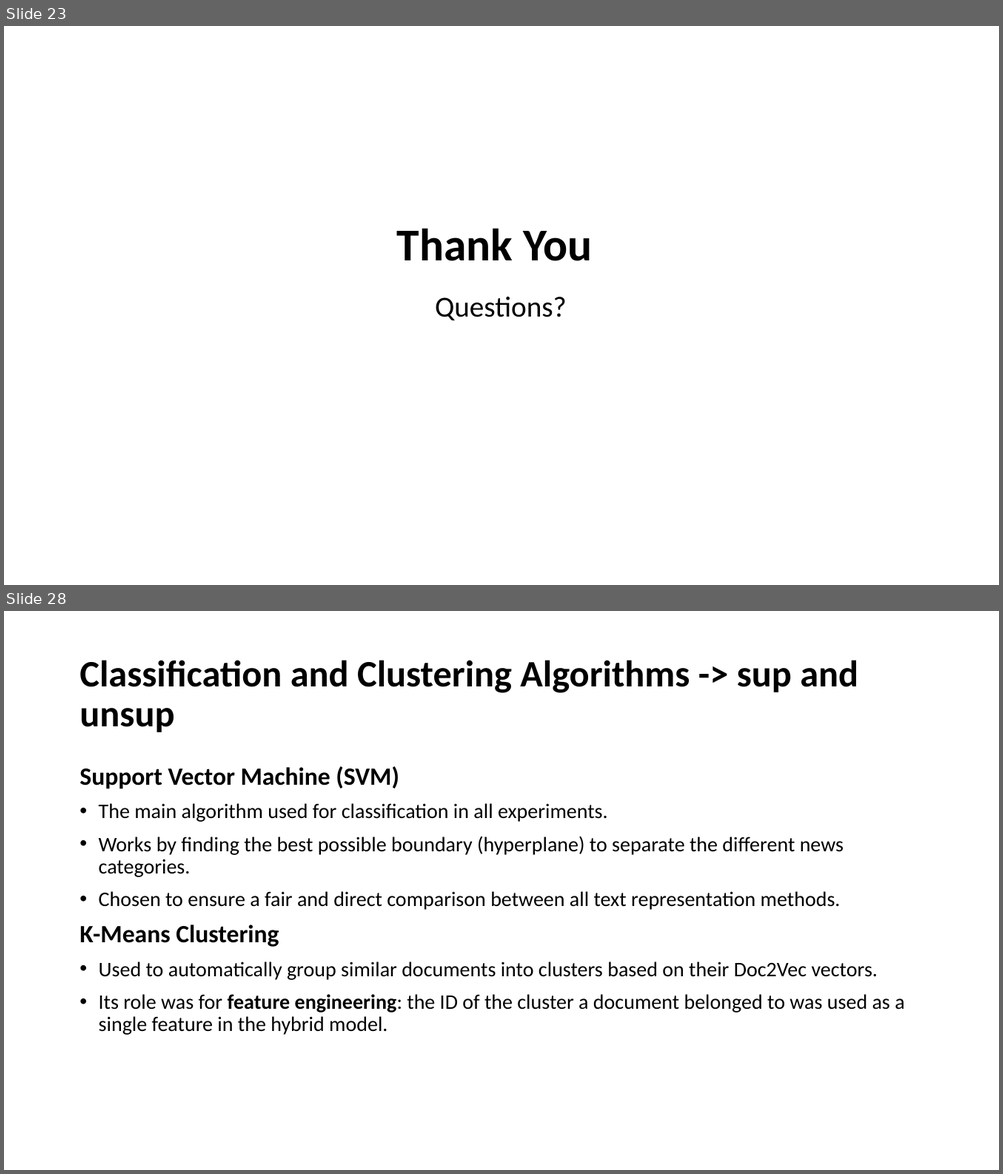
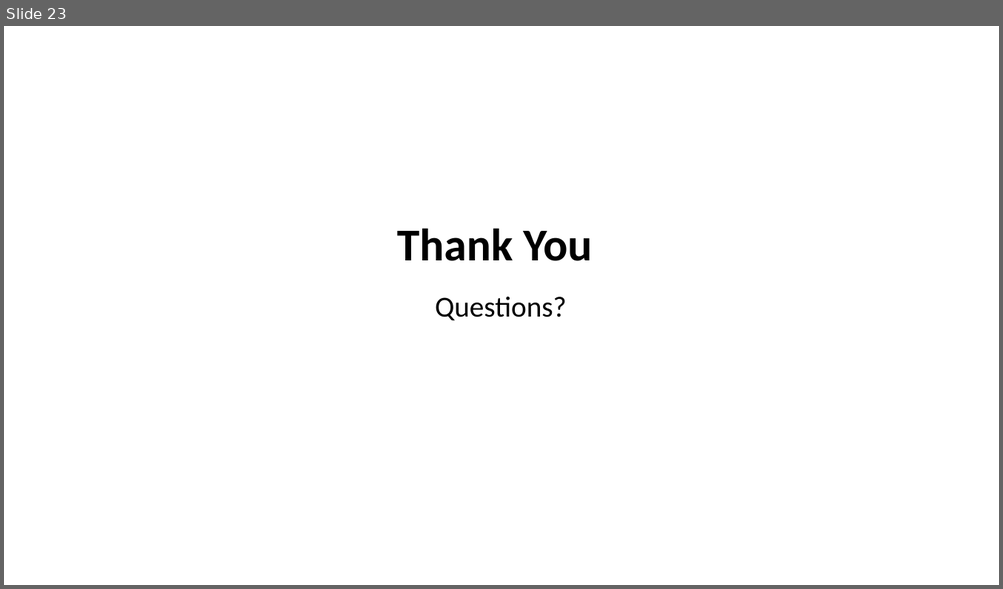
Before and after one commit to razvanxpop/romanian-fake-news-detection, a slide deck: documents/Presentation.pptx. Shown one above the other, each under a label of ours: slides 23 and 28 before the commit, slide 23 after it; the slides between them are not shown. The pictures are 1003x1174 and 1003x589 pixels, drawn with LibreOffice and Linux fonts; fonts in the diff are those of the drawing. Boxes give left, top, right and bottom in pixels: in the first picture for what was removed or moved away, otherwise in the second. Text is boxed around its words. In the diff, an @@ line names an element or a change of style, - is before the commit and + after.

Commit message:
Update presentation document

```diff
--- a/documents/Presentation.pptx
+++ b/documents/Presentation.pptx
@@ slide 28 removed at [4, 611, 999, 1170], background #FFFFFF @@
@@ title removed at [79, 660, 858, 732] @@
-Classification and Clustering Algorithms -> sup and unsup
@@ text removed at [79, 766, 904, 1035] @@
-Support Vector Machine (SVM)
-• The main algorithm used for classification in all experiments.
-• Works by finding the best possible boundary (hyperplane) to separate the different news categories.
-• Chosen to ensure a fair and direct comparison between all text representation methods.
-K-Means Clustering
-• Used to automatically group similar documents into clusters based on their Doc2Vec vectors.
-• Its role was for feature engineering: the ID of the cluster a document belonged to was used as a single feature in the hybrid model.
```
Also in this commit, not shown: 10 other slides removed, 1 other file.
